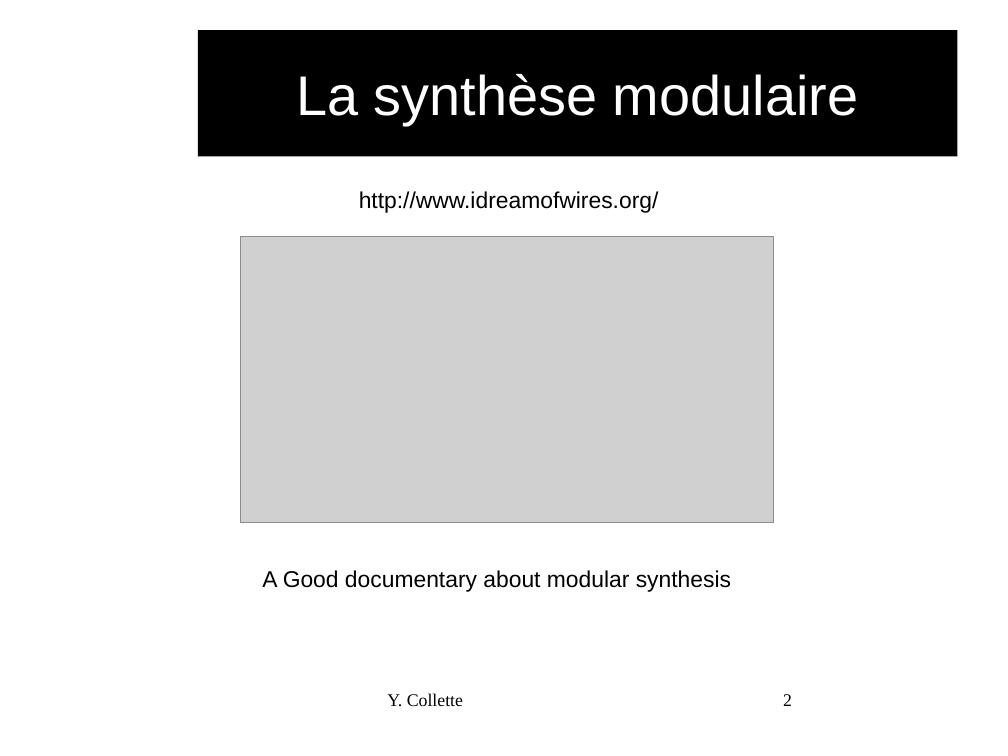
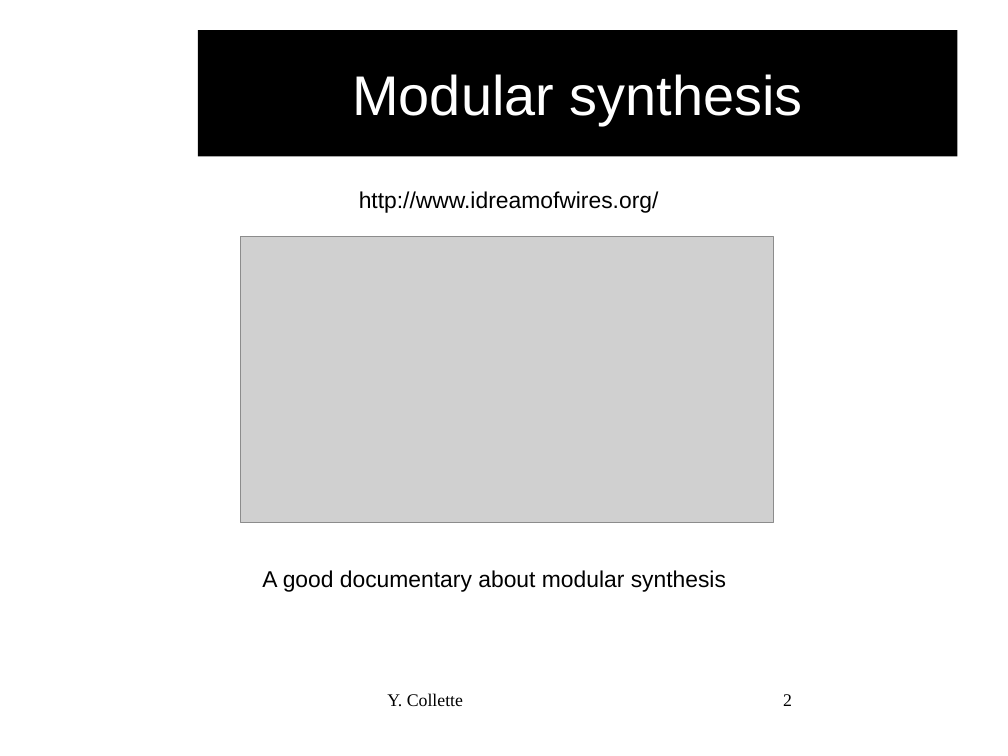
Before and after one commit to audinux/audinux.github.io, a slide deck: slide 2 of workshop/audio/AMS.odp. Drawn at 1008x756 pixels with LibreOffice and Linux fonts; fonts in the diff are those of the drawing; grey boxes stand for pictures; background and template pictures are left out. Boxes give left, top, right and bottom in pixels: in the first picture for what was removed or moved away, otherwise in the second. Text is boxed around its words. In the diff, an @@ line names an element or a change of style, - is before the commit and + after.

```diff
--- a/workshop/audio/AMS.odp
+++ b/workshop/audio/AMS.odp
@@ title at <box>352,74,803,125</box>: text changed @@
-La synthèse modulaire
+Modular synthesis
@@ text at <box>262,570,726,592</box>: text changed @@
-A Good documentary about modular synthesis
+A good documentary about modular synthesis
```
Also in this commit, not shown: 3 other slides changed, 2 slides added, 2 slides removed, 4 other files.
